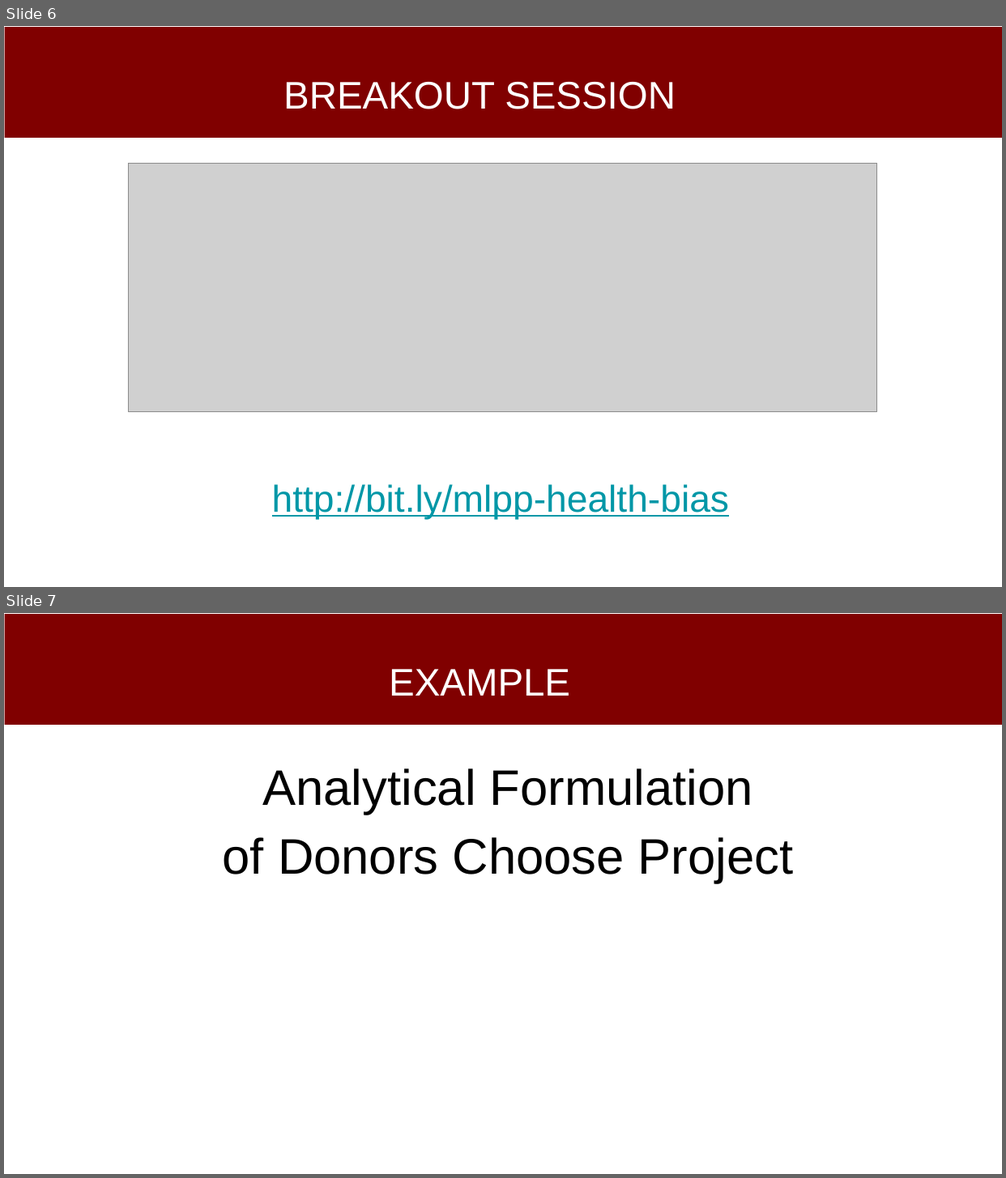
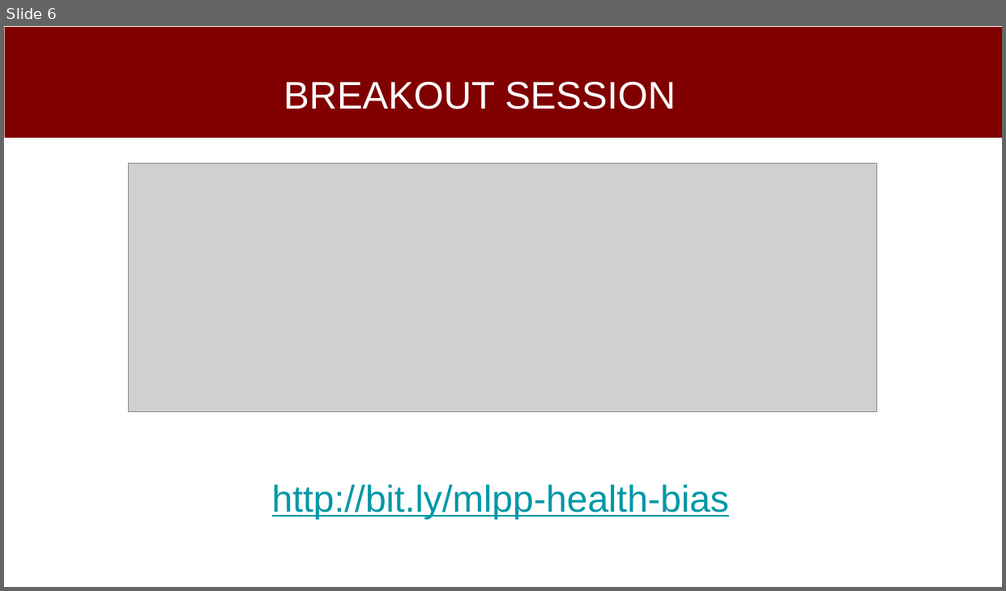
Before and after one commit to dssg/mlforpublicpolicylab, a slide deck: 03 - Data Exploration, Analytical Formulation, and Baselines/formulation-discussion.pptx. Shown one above the other, each under a label of ours: slides 6 and 7 before the commit, slide 6 after it. The pictures are 1006x1178 and 1006x591 pixels, drawn with LibreOffice and Linux fonts; fonts in the diff are those of the drawing; grey boxes stand for pictures. Boxes give left, top, right and bottom in pixels: in the first picture for what was removed or moved away, otherwise in the second. Text is boxed around its words. In the diff, an @@ line names an element or a change of style, - is before the commit and + after.

```diff
--- a/03 - Data Exploration, Analytical Formulation, and Baselines/formulation-discussion.pptx
+++ b/03 - Data Exploration, Analytical Formulation, and Baselines/formulation-discussion.pptx
@@ slide 7 removed at box(4, 613, 1002, 1174), background #FFFFFF; not listed: 1 template element that a slide beside it also shows @@
@@ title removed at box(389, 669, 570, 696) @@
-EXAMPLE
@@ text removed at box(223, 769, 794, 884) @@
-Analytical Formulation
-of Donors Choose Project
```
Also in this commit, not shown: 3 slides changed, 1 slide added.
